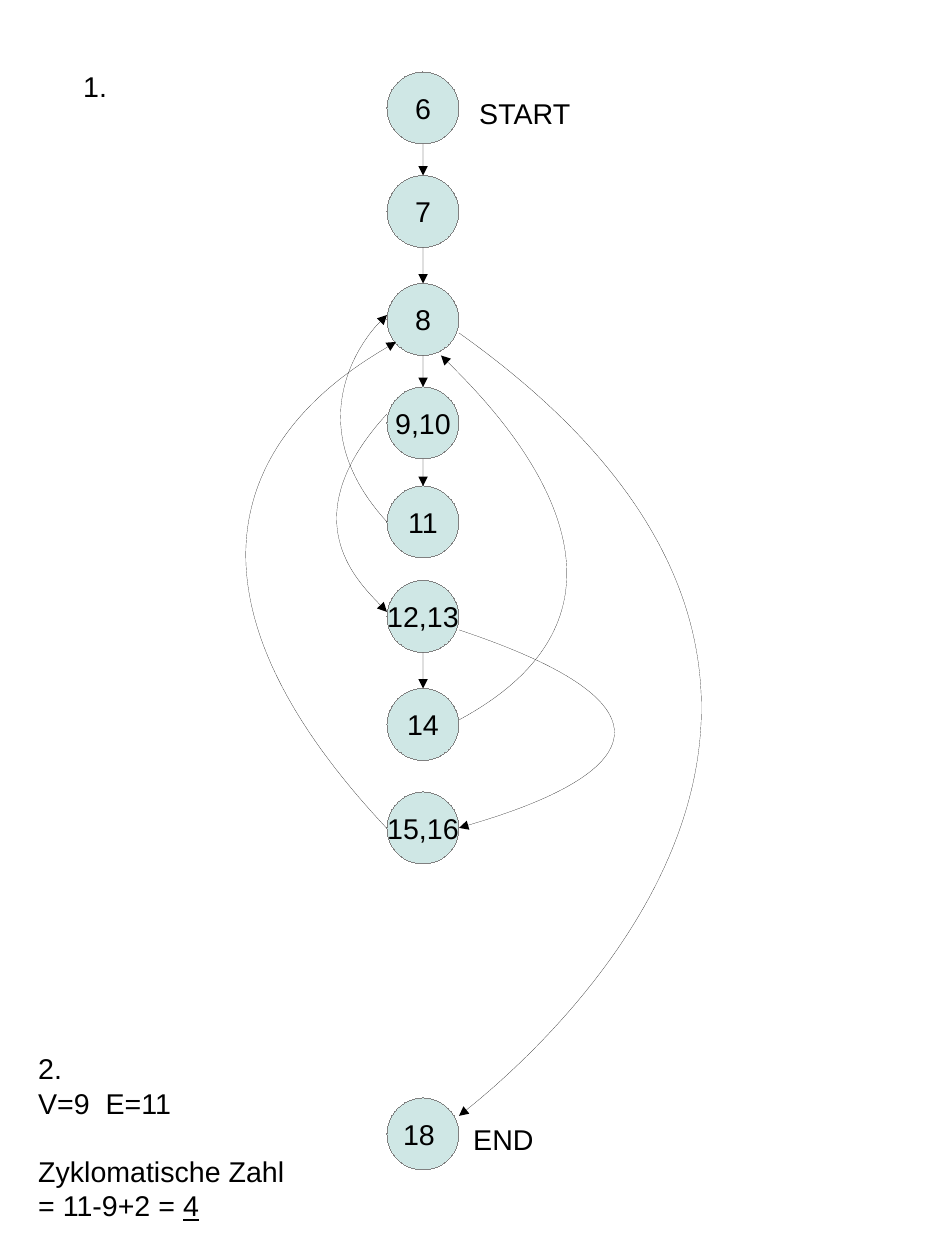
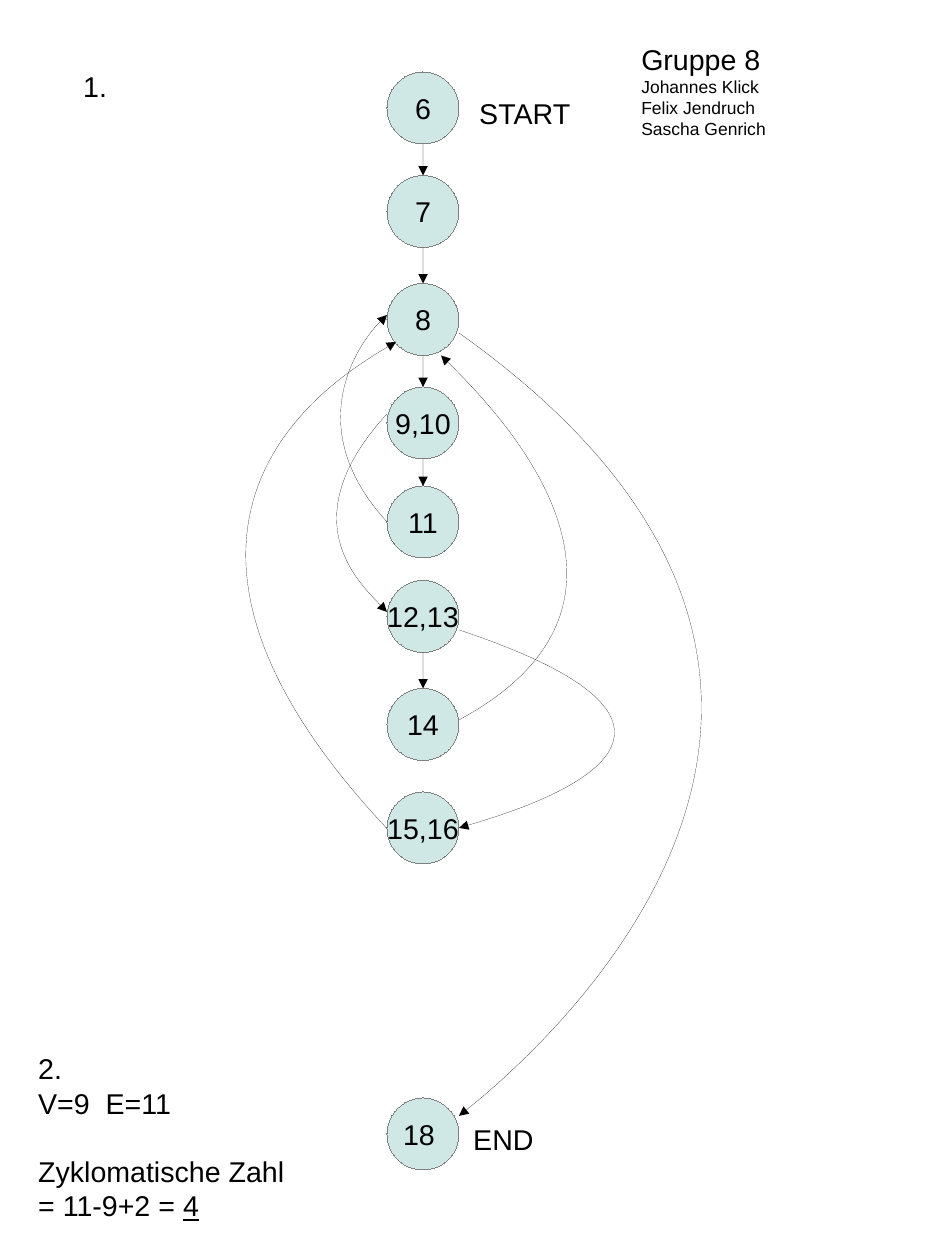
Before and after one commit to acer2k/gst2012, a slide deck: slide 1 of Uebung3/gswt12-u3-1.odp. Drawn at 945x1260 pixels with LibreOffice and Linux fonts; fonts in the diff are those of the drawing. Boxes give left, top, right and bottom in pixels: in the first picture for what was removed or moved away, otherwise in the second. Text is boxed around its words. In the diff, an @@ line names an element or a change of style, - is before the commit and + after.

```diff
--- a/Uebung3/gswt12-u3-1.odp
+++ b/Uebung3/gswt12-u3-1.odp
@@ text added at <box>641,50,765,135</box>, 11 pt, text #000000 @@
+Gruppe 8
+Johannes Klick
+Felix Jendruch
+Sascha Genrich
```
Also in this commit, not shown: 2 other files.
